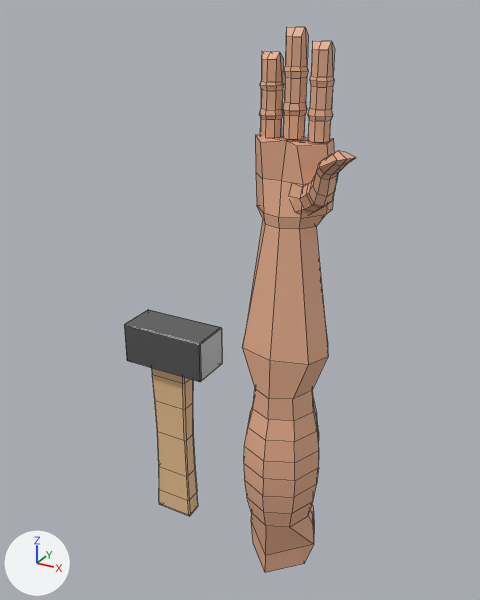
What one commit did to the FBX model TAHTNANTVIOHPW/Assets/Meshes/za_hando.fbx.
Both versions are drawn from a camera (50 mm lens) standing at (0.95, -2.13, 2.24) and looking at (-0.23, 0.02, 1.17). Lighting does not change. The marker at lower left points along +X, +Y and +Z. Mesh edges are drawn as thin lines. Where no turn or scale is listed for an object, it has been applied to the vertices.
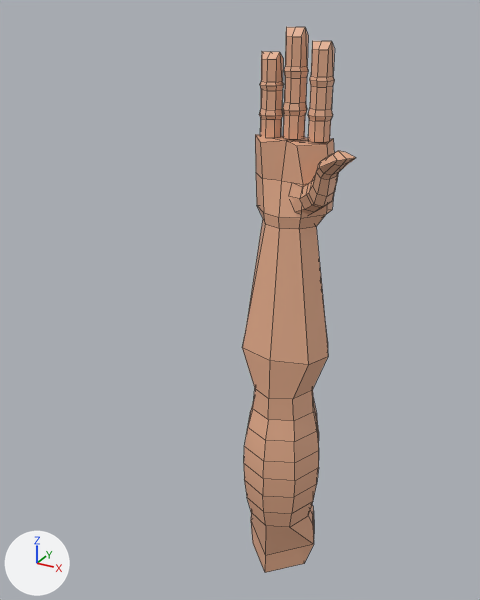
Where the newer file only moved an object's origin or applied its transform, the numbers keep the older frame.

Edits to the bpy script that builds the scene:
```text
Remove ob_cube:
    ob_cube = bpy.data.objects.new('Cube', me_cube)
    ob_cube.location = (-0.559, 0.0, 0.579)
```

Location of each change, [x1, y1, x2, y2] in pixels of the pictures (480 x 600 px):
'Cube', deleted
    before: [124, 310, 222, 516]
    faces in mat_iron (grey #909090): [124, 310, 222, 382]
    faces in mat_wood (beige #e7be90): [151, 368, 198, 516]
